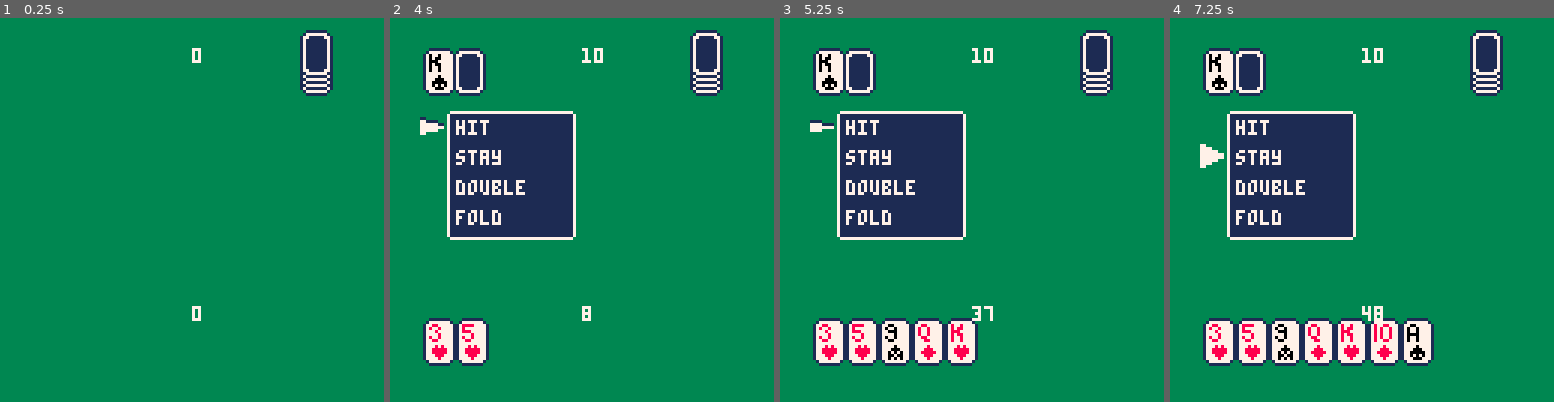
Above: before the commit, frames 1-4 (left to right).
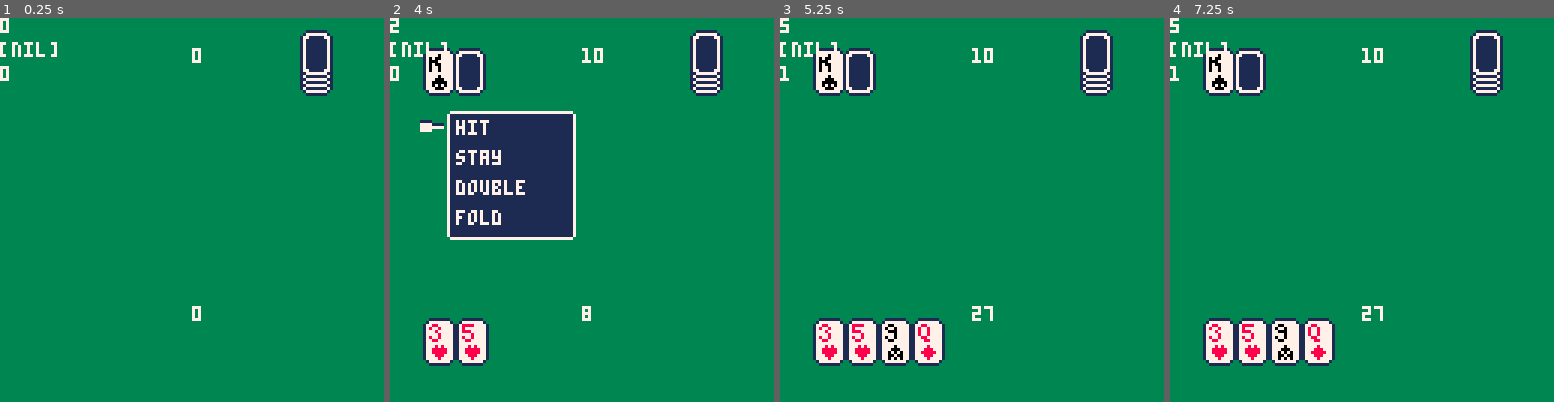
Above: after the commit, the same moments.

Repository: UA-koval/blackjack-pico-8
Game: PICO-8 cartridge blackjack.p8
Two runs of this game, one before a commit and one after it. Both use one fixed random seed, a clock stepped at 60 frames per second and the inputs below.
Inputs:
- Up to frame 1 (0.25 s): no input
- Up to frame 2 (4 s): tap O (Z key) at 0.7, 1.7, 2.1, 2.5, 2.9, 3.3, 3.7 s; hold Up 2.15-2.42 s; hold Down 3.63-3.97 s
- Up to frame 3 (5.25 s): tap O (Z key) at 4.1, 4.5, 4.9 s; hold Up 4.73-5.03 s
- Up to frame 4 (7.25 s): tap O (Z key) every 0.4 s from 5.3 to 6.9 s; hold Down 5.73-6.03 s; hold Up from 7.18 s (still down)

The runs differ from the first frame. In frame 1, 0.4% of the frame differs, in the area x 0-15%, y 0-17%; in frame 2, 0.4%; in frame 3, 13%; in frame 4, 15%, in the area x 0-69%, y 0-91%.

Commit message:
Development progress.

Diff:
--- a/blackjack.p8
+++ b/blackjack.p8
@@ -5,9 +5,13 @@
 -- by koval
 
 -- game logic vars
+bet = 0
+bank = 100
 hand = {}
 dealer = {}
 score=0
+blackjack, fold = false,false
+game_result=0
 
 -- technical vars
 frame_counter = 1
@@ -24,13 +28,17 @@
 
 -- graphics vars
 cursor_anim_frame = 0
-draw_window = false
 
 function hit(h)
 	add(h,generate_card())
 	a = count_score(h)
 	if a < 21 then return 0
-	elseif a > 21 then return 1
+	elseif a > 21 then
+		if h==hand then
+		 game_result=1 stage=5
+		else
+		 game_result=0 stage=5
+		end
 	else return 2 end
 end
 
@@ -88,6 +96,7 @@
 	for i=0,3 do
 	 draw_card_back(deckx,decky-i*2)
 	end
+	if (hidden_card)	draw_card_back(dealerx+11,dealery)
 
 	for k,v in pairs(hand) do
 	 draw_card(0+k*11,100,v[1],v[2])
@@ -95,13 +104,12 @@
 	for k,v in pairs(dealer) do
 	 draw_card(0+k*11,10,v[1],v[2])
 	end
-	if (hidden_card)	draw_card_back(dealerx+11,dealery)
 	-- player counter
 	print(count_score(hand),64,96,7)
 	-- dealer counter
 	print(count_score(dealer),64,10,7)
 
-	if draw_window then
+	if stage==2 then
 	 -- window background
 	 line(menux,menuy-1,menux+sizex,menuy-1,7)
 	 line(menux,menuy+sizey+1,menux+sizex,menuy+sizey+1,7)
@@ -122,6 +130,9 @@
 
 
 -- debug prints
+print(stage,0,0,7)
+print(diff, 0,8,7)
+print(game_result, 0,16,7)
 end
 
 function _update()
@@ -129,28 +140,26 @@
 
 -- player input
 if stage==2 then
- -- exit point: blackjack
- -- if (count_score(hand)==21) stop()
- draw_window=true
+ if (count_score(hand)==21) then
+ 	blackjack=true stage=5
+ end
+
  if btnp(3) and item<item_lim then
  	item+=1 end
  if btnp(2) and item>0 then
  	item-=1 end
  if btnp(4) then
   if item == 0 then
-	  hand_code = hit(hand)
- 	 if hand_code==1 then
-	   -- loss condition met
-	  elseif hand_code==2 then
-	   -- win condition met
+	  if hit(hand)==2 then
+	   stage+=1
 	  end
 	 elseif item == 1 then
 	 	stage+=1
 	 elseif item == 2 then
-	  -- double
+	  hit(hand) stage+=1
 	 elseif item == 3 then
-	  -- fold
-	  -- loss condition
+	  fold=true
+	  stage=5
 	 end
  end
 end
@@ -171,8 +180,36 @@
  elseif hidden_card==false then
  	hidden_card = true
  else stage+=1 end
-
-end
+-- stage 2: player input
+--  it gets processed earlier
+--  in the code
+-- stage 3: dealer's draw
+elseif stage==3 then
+ if #dealer==1 then
+  hit(dealer)
+  if count_score(dealer)==21 then
+  	-- lose condition
+  end
+ elseif count_score(dealer) < 17 then
+  hit(dealer)
+ else stage+=1 end
+-- stage 4: comparing scores
+--  this stage occurs when
+--  neither sides overdrawn
+--  nor has drawn blackjack
+elseif stage==4 then
+diff = count_score(hand) -
+       count_score(dealer)
+	if diff>0 then
+		game_result=0
+	elseif diff<0 then
+		game_result=1
+	else
+		game_result=2
+	end
+stage+=1
+end
+print("ggs",60,60)
 end
 
 __gfx__
